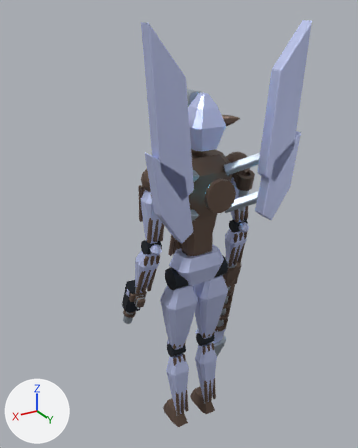
The Blender file out/mech_reference/t02/t02.blend, before and after one commit.
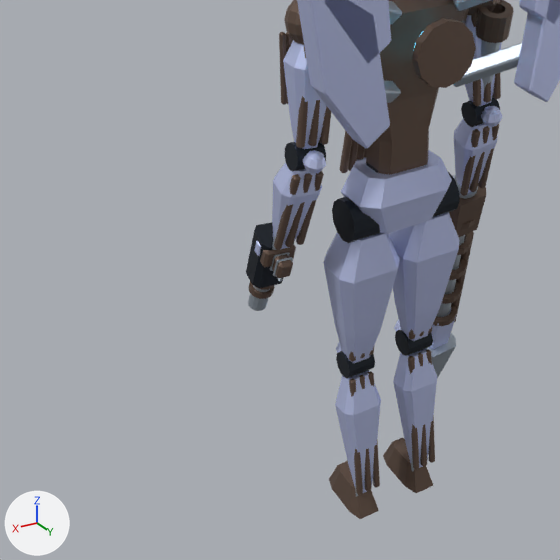
Old and new are each drawn whole from a 50 mm lens placed at (4.41, 6.72, 7.99), pointed at (0.09, -0.49, 4.39) and again close up on the part from 0% to 78% of the width and 38% to 100% of the height. Lighting does not change. The marker at lower left points along +X, +Y and +Z. The first two pictures are the older version. Both versions are drawn at frame 31 of the action 't02:light:elbow_l'; the numbers are the values there.

Names of what the first close-up shows: 'Articulated cast energy dish', 'Exposed living abdominal waist', 'Femur anatomical armor', 'Femur anatomical armor.001', 'Light weapon receiver', 'Long outward blade thruster', 'Long outward blade thruster.002', 'Narrow seraph pelvic girdle', 'Radius ulna anatomical armor.001', 'Slender articulated thoracic cage', 'Tibia fibula anatomical armor', 'Tibia fibula anatomical armor.001' and 68 more.
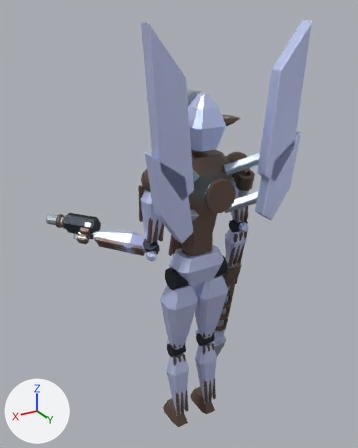
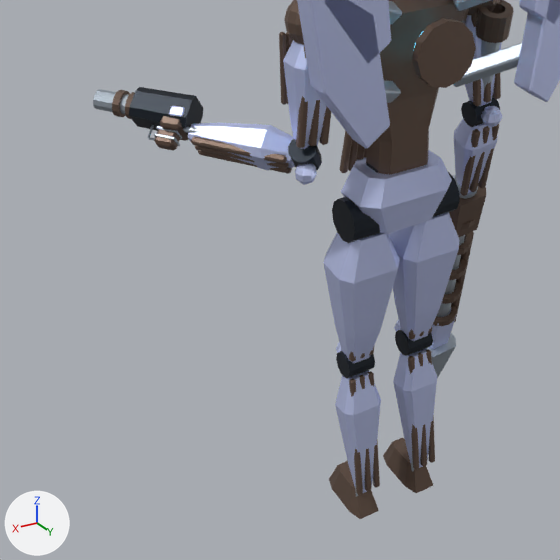
ob_elbow_l is not drawn itself; it is the parent of ob_wrist_l, ob_radius_ulna_paired_load_rod_002, ob_radius_ulna_paired_load_rod_003, ob_radius_ulna_anatomical_armor_001, ob_radius_ulna_hinge_001, ob_olecranon_elbow_projection_001, ob_exposed_living_arm_tendon_bundle_009, ob_exposed_living_arm_tendon_bundle_010.

Changed parts and their boxes (x1, y1, x2, y2) in the close-ups (560 x 560 px):
'Radius ulna anatomical armor.001', turned: before (272, 162, 322, 249); after (188, 122, 295, 170)
'Light weapon receiver', turned: before (246, 222, 294, 288); after (129, 87, 203, 135)
'Exposed living arm tendon bundle.011', turned: before (274, 174, 301, 249); after (191, 136, 287, 164)
'Radius ulna hinge.001', turned: before (284, 140, 326, 171); after (288, 139, 322, 170)
'Light weapon open bore', turned: before (248, 285, 270, 311); after (93, 89, 129, 114)
'Exposed living arm tendon bundle.010', turned: before (285, 173, 312, 247); after (194, 145, 289, 169)
'Exposed living arm tendon bundle.009', turned: before (296, 171, 324, 245); after (198, 150, 292, 174)
'Olecranon elbow projection.001', turned: before (303, 150, 326, 174); after (295, 164, 317, 185)
'Thermal weapon pistol grip', turned: before (272, 254, 293, 278); after (154, 125, 180, 150)
'Armored palm.001', turned: before (260, 245, 296, 267); after (160, 116, 188, 141)
'Weapon cooling collar.001', turned: before (248, 281, 275, 299); after (112, 90, 130, 117)
'Opposed weapon grip thumb.001', turned: before (254, 241, 261, 256); after (169, 106, 185, 117)
'Weapon cooling collar', turned (mostly hidden before): before (255, 285, 274, 290); after (125, 92, 135, 119)
'Pistol grip friction rib', turned: before (273, 257, 293, 276); after (154, 133, 180, 146)
'Pistol grip friction rib.001', turned: before (270, 252, 290, 271); after (157, 126, 182, 139)
'Radius ulna paired load rod.003', turned: before (272, 237, 277, 250); after (183, 126, 200, 133)
'Closed weapon trigger guard.001', turned (not visible before): after (148, 138, 155, 141)

The edits, one by one:
Object 'elbow_l' (ob_elbow_l) turns from (-17, 0, 0) to (-91, -42, 46) degrees about x, y and z.
